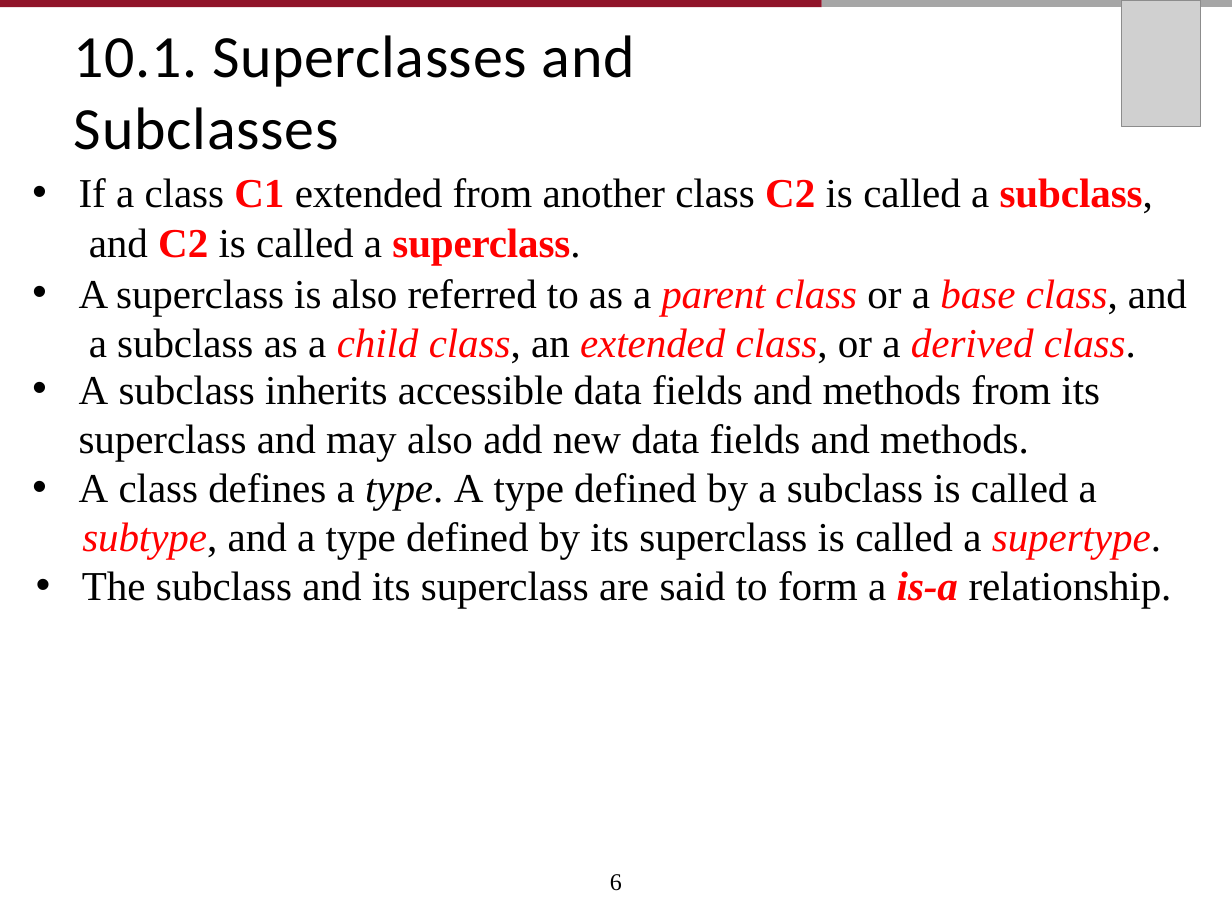
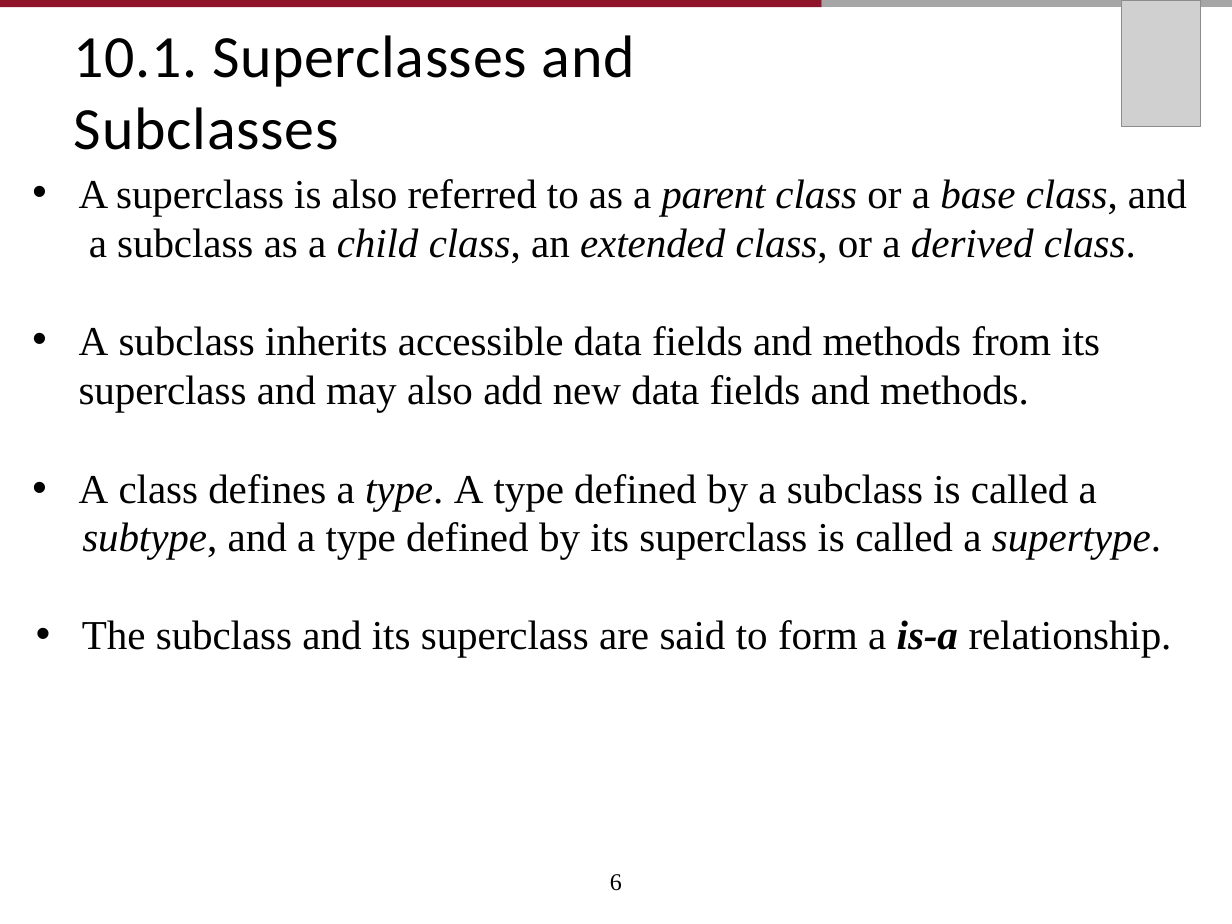
Before and after one commit to AughdonBreslin/CS501IntroToJava, a slide deck: slide 6 of Lectures/10_Inheritance and Polymorphism.pptx. Drawn at 1232x924 pixels with LibreOffice and Linux fonts; fonts in the diff are those of the drawing; grey boxes stand for pictures. Boxes give left, top, right and bottom in pixels: in the first picture for what was removed or moved away, otherwise in the second. Text is boxed around its words. In the diff, an @@ line names an element or a change of style, - is before the commit and + after.

```diff
--- a/Lectures/10_Inheritance and Polymorphism.pptx
+++ b/Lectures/10_Inheritance and Polymorphism.pptx
@@ text at [79, 178, 1153, 264]: paragraph removed @@
-• If a class C1 extended from another class C2 is called a subclass, and C2 is called a superclass.
@@ text at [79, 179, 1187, 657]: text colour #FF0000 to #000000 in "parent class base class, child class, extended ...", "subtype, supertype.", "is-a" @@
```
Also in this commit, not shown: 21 other slides changed, 2 slides added, 39 slides removed, 26 other files.
